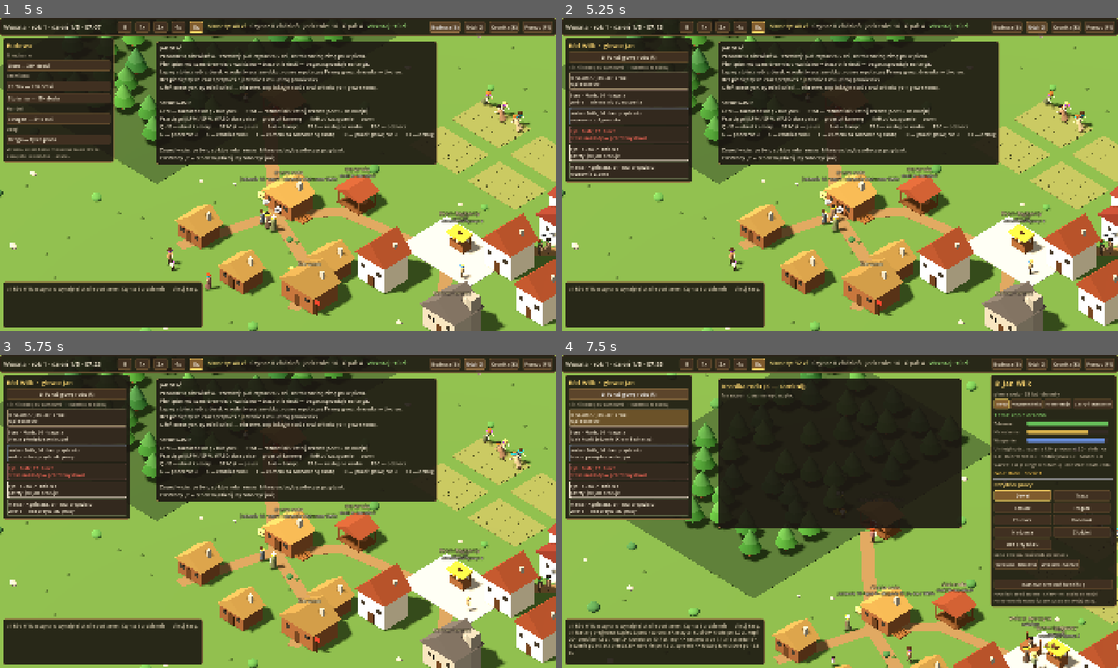
Above: before the commit, frames 1-4 (two rows, left to right).
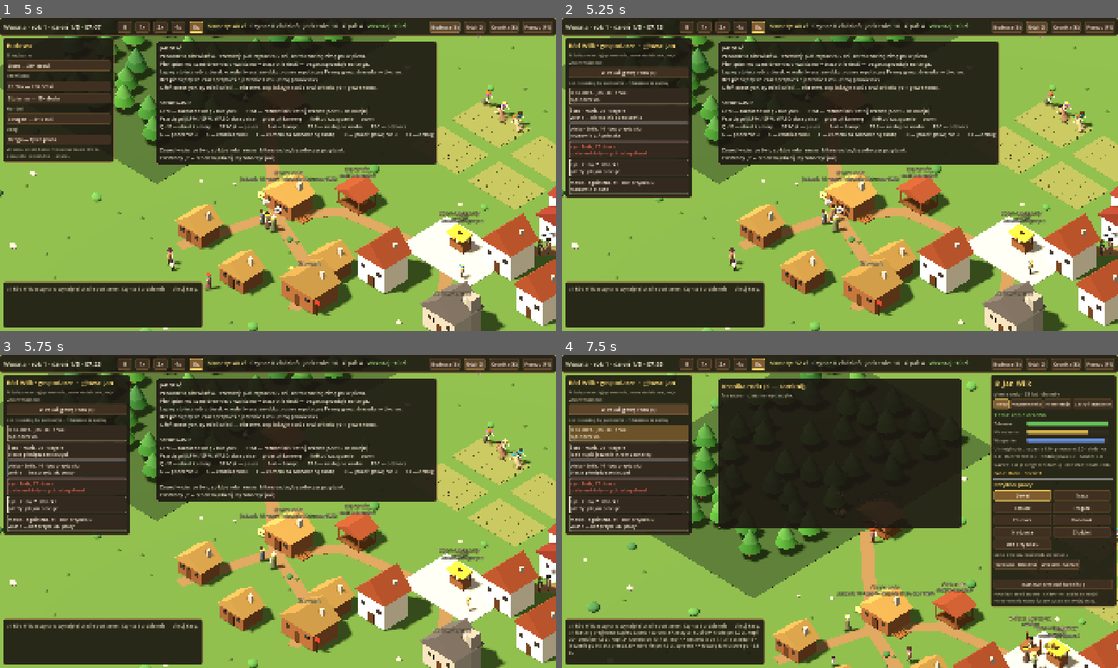
Above: after the commit, the same moments.

Repository: dwdzdc/dynastia
Game: Godot game, scene res://game/main.tscn
Two runs of this game, one before a commit and one after it. Both use one fixed random seed, a clock stepped at 60 frames per second and the inputs below.
Inputs:
- Up to frame 1 (5 s): click "II" at 0.5 s; click "1x" at 1.25 s; click "2x" at 2 s; click "4x" at 2.75 s; click "8x" at 3.5 s; click "Budowa (B)" at 4.25 s
- Up to frame 2 (5.25 s): click "Ród (G)" at 5 s
- Up to frame 3 (5.75 s): no input
- Up to frame 4 (7.5 s): click "Kronika (K)" at 5.75 s; click "Pomoc (F1)" at 6.5 s; click "♛ Pokaż głowę rodu (R)" at 7.25 s

Frame 1 is identical in both runs. In frame 2, 5.4% of the frame differs, in the area x 0-24%, y 8-58%; in frame 3, 5.5%; in frame 4, 6.6%.

Commit message:
V1-V2: pozycja rodu (SimStanding, data/standing.json) z majatku, ziemi, warsztatow, reputacji i opinii; szczeble biedota-gospodarze-mistrzowie i kupcy-ziemianie, kredyt wedlug szczebla, solectwo dla najwyzej stojacego rodu (grzywny); opis w panelu rodu, awanse w kronice
Co-Authored-By: Claude Opus 5.5 <noreply@anthropic.com>

Diff:
--- /dev/null
+++ b/data/standing.json
@@ -0,0 +1,63 @@
+{
+  "building_value": {
+    "home": 150.0,
+    "decor_house": 100.0,
+    "decor_town": 200.0,
+    "manor": 600.0,
+    "sawmill": 120.0,
+    "workshop": 100.0,
+    "tavern": 150.0,
+    "market": 0.0,
+    "stall": 20.0,
+    "default": 50.0
+  },
+  "ranks": [
+    {
+      "id": "poor",
+      "label": "biedota",
+      "credit": 40.0
+    },
+    {
+      "id": "householder",
+      "label": "gospodarze",
+      "wealth": 120.0,
+      "credit": 120.0
+    },
+    {
+      "id": "master",
+      "label": "mistrzowie i kupcy",
+      "wealth": 350.0,
+      "owns": [
+        "sawmill",
+        "workshop",
+        "stall"
+      ],
+      "credit": 250.0
+    },
+    {
+      "id": "gentry",
+      "label": "ziemianie",
+      "wealth": 800.0,
+      "land": true,
+      "opinion": 0.0,
+      "credit": 500.0
+    }
+  ],
+  "words": {
+    "rich": "zamożni",
+    "modest": "żyją skromnie",
+    "poor": "biedni",
+    "rich_above": 400.0,
+    "poor_below": 60.0,
+    "liked": "lubiani we wsi",
+    "disliked": "źle o nich mówią",
+    "unknown": "mało kto ich zna",
+    "liked_above": 4.0,
+    "disliked_below": -4.0,
+    "craft": "znani z dobrej roboty",
+    "craft_above": 5.0,
+    "enterprise": "mają własny warsztat",
+    "land": "mają ziemię",
+    "office": "trzymają urząd sołtysa"
+  }
+}
--- a/sim/family.gd
+++ b/sim/family.gd
@@ -647,31 +647,9 @@
 		_families_talk(p, q)
 
 
-# Pozycja rodu (S19): pieniądze w skrzyniach, budynki i to, co myślą o nim inni.
+# Pozycja rodu (S19 → S28): majątek i opinia ludzi, liczone w SimStanding.
 func standing(l: SimLineage) -> float:
-	var r := _romance()
-	var cash := 0.0
-	var mem := living_members(l.id)
-	var hh := {}
-	for p: SimPerson in mem:
-		hh[p.household_id] = true
-	for hid in hh:
-		var h: SimHousehold = w.households.get(hid)
-		if h != null:
-			cash += maxf(h.cash, 0.0) - h.debt
-	var owned := 0
-	for b: SimBuilding in w.buildings.values():
-		if b.owner_kind == "lineage" and b.owner_id == l.id:
-			owned += 1
-	var opinion := 0.0
-	var n := 0
-	for o in all_living():
-		if o.lineage_id == l.id:
-			continue
-		for m: SimPerson in mem:
-			opinion += w.bonds.value(o.id, SimBonds.person(m.id))
-			n += 1
-	return cash + float(r["standing_building"]) * owned + float(r["standing_opinion"]) * (opinion / maxf(1.0, float(n)))
+	return w.standing.wealth(l) + float(_romance()["standing_opinion"]) * w.standing.opinion(l)
 
 
 # Rodziny się dogadują: przy dużej różnicy pozycji (mezalians) wyżej stojący ród musi
--- /dev/null
+++ b/sim/standing.gd
@@ -0,0 +1,162 @@
+# SimStanding — pozycja rodu (S28, V1–V2). Liczona, nie przechowywana: z kilku „walut”
+# naraz — majątek (skrzynie, domy, warsztaty, ziemia), reputacja w zawodzie i opinia
+# ludzi z innych rodów. Szczeble z danych opisują drogę majątku i urzędu; to jedna
+# z dróg sukcesu (intro §7), a nie jedyna oś. Szczebel daje konkretne możliwości:
+# kredyt u ludzi, a najwyżej stojący ród trzyma urząd sołtysa.
+class_name SimStanding
+extends RefCounted
+
+
+var w: SimWorld
+var _cfg: Dictionary
+var rank_of: Dictionary = {}      # id rodu -> indeks szczebla (raz na dobę, do kroniki awansów)
+
+
+func _init(world: SimWorld, cfg: Dictionary) -> void:
+	w = world
+	_cfg = cfg
+
+
+func _households(l: SimLineage) -> Array:
+	var out := {}
+	for p in w.family.living_members(l.id):
+		var h: SimHousehold = w.households.get(p.household_id)
+		if h != null:
+			out[h.id] = h
+	return out.values()
+
+
+# Majątek: pieniądze minus długi plus wartość budynków i ziemi rodu.
+func wealth(l: SimLineage) -> float:
+	var s := 0.0
+	for h: SimHousehold in _households(l):
+		s += h.cash - h.debt
+		for pid in h.members:
+			s += w.family.persons[pid].purse
+	var bv: Dictionary = _cfg["building_value"]
+	for b: SimBuilding in w.buildings.values():
+		if b.owner_kind == "lineage" and b.owner_id == l.id:
+			s += float(bv.get(b.type, bv["default"]))
+	return s
+
+
+func owns_type(l: SimLineage, types: Array) -> bool:
+	for b: SimBuilding in w.buildings.values():
+		if b.owner_kind == "lineage" and b.owner_id == l.id and b.type in types:
+			return true
+	return false
+
+
+func owns_land(l: SimLineage) -> bool:
+	for f: SimField in w.fields:
+		var b: SimBuilding = w.buildings.get(f.owner_building)
+		if b != null and b.owner_kind == "lineage" and b.owner_id == l.id:
+			return true
+	return false
+
+
+# Opinia: średnia sympatia ludzi z innych rodów do członków tego rodu.
+func opinion(l: SimLineage) -> float:
+	var mem := w.family.living_members(l.id)
+	var s := 0.0
+	var n := 0
+	for o in w.family.all_living():
+		if o.lineage_id == l.id:
+			continue
+		for m: SimPerson in mem:
+			s += w.bonds.value(o.id, SimBonds.person(m.id))
+			n += 1
+	return s / maxf(1.0, float(n))
+
+
+func reputation(l: SimLineage) -> float:
+	var r := 0.0
+	for h: SimHousehold in _households(l):
+		r = maxf(r, h.reputation)
+	return r
+
+
+# Szczebel: najwyższy, którego warunki ród spełnia.
+func rank(l: SimLineage) -> int:
+	var ranks: Array = _cfg["ranks"]
+	var best := 0
+	var wl := wealth(l)
+	var op := opinion(l)
+	for i in ranks.size():
+		var r: Dictionary = ranks[i]
+		if wl < float(r.get("wealth", 0.0)) or op < float(r.get("opinion", -INF)):
+			continue
+		if r.has("owns") and not owns_type(l, r["owns"]):
+			continue
+		if bool(r.get("land", false)) and not owns_land(l):
+			continue
+		best = i
+	return best
+
+
+func rank_label(l: SimLineage) -> String:
+	return String(_cfg["ranks"][rank(l)]["label"])
+
+
+# Co ludzie mówią o rodzie i dlaczego (V1): opisowo, bez liczb.
+func describe(l: SimLineage) -> Array:
+	var out: Array = []
+	var d: Dictionary = _cfg["words"]
+	var wl := wealth(l)
+	out.append(String(d["rich"]) if wl >= float(d["rich_above"]) else (String(d["poor"]) if wl < float(d["poor_below"]) else String(d["modest"])))
+	var op := opinion(l)
+	if op >= float(d["liked_above"]):
+		out.append(String(d["liked"]))
+	elif op <= float(d["disliked_below"]):
+		out.append(String(d["disliked"]))
+	else:
+		out.append(String(d["unknown"]))
+	if reputation(l) >= float(d["craft_above"]):
+		out.append(String(d["craft"]))
+	if owns_type(l, ["sawmill", "workshop"]):
+		out.append(String(d["enterprise"]))
+	if owns_land(l):
+		out.append(String(d["land"]))
+	if office_holder() == l:
+		out.append(String(d["office"]))
+	return out
+
+
+# Ród na urzędzie (sołtys): najwyżej stojący, przy remisie bogatszy.
+func office_holder() -> SimLineage:
+	var best: SimLineage = null
+	var best_key := -INF
+	for l: SimLineage in w.family.lineages.values():
+		if l.role == "trader" or w.family.living_members(l.id).is_empty():
+			continue
+		var key := float(rank(l)) * RANK_WEIGHT + wealth(l)
+		if key > best_key:
+			best_key = key
+			best = l
+	return best
+
+
+# Kredyt u ludzi (V2): ile długu znosi się rodowi na tym szczeblu.
+func credit_limit(l: SimLineage) -> float:
+	return float(_cfg["ranks"][rank(l)]["credit"])
+
+
+const RANK_WEIGHT := 100000.0   # szczebel ważniejszy niż pieniądze przy wyborze sołtysa
+
+
+# Raz na dobę: kredyt według szczebla, awanse i upadki do kroniki.
+func new_day() -> void:
+	for l: SimLineage in w.family.lineages.values():
+		if l.role == "trader" or w.family.living_members(l.id).is_empty():
+			continue
+		var r := rank(l)
+		for h: SimHousehold in _households(l):
+			h.debt_limit = credit_limit(l)
+		var prev := int(rank_of.get(l.id, r))
+		rank_of[l.id] = r
+		if r != prev:
+			var up := r > prev
+			var text := "Ród %s %s: %s." % [l.name, "awansuje" if up else "podupada", rank_label(l)]
+			w.chronicle.add(w.clock.now(), "rank", text, [], l.id)
+			if l.id == w.family.player_lineage_id or up:
+				w.note(text, "good" if up else "warn", null)
--- a/sim/world.gd
+++ b/sim/world.gd
@@ -23,6 +23,7 @@
 var talk: SimTalk
 var crime: SimCrime
 var trips: SimTrips
+var standing: SimStanding
 var ai: SimAI
 var trade: SimTrade
 var traders: SimTraders
@@ -105,6 +106,7 @@
 	traders = SimTraders.new(self, p_traders)
 	contracts = SimContracts.new(self, balance["contracts"])
 	trips = SimTrips.new(self, p_traders["trips"])
+	standing = SimStanding.new(self, DataLoader.load_json("res://data/standing.json"))
 	ai.new_day()   # rody AI od razu rozdzielają role (kramarz, nadzorca, praca)
 	for p in family.living():
 		p.set_meta("stage", family.stage_of(p))
@@ -245,9 +247,20 @@
 					h = households.get(st.owner)
 					break
 	if h == null:
-		h = household_at(String(balance["economy"]["authority_home"]))
+		h = authority()
 	if h != null:
 		h.earn(amount)
+
+
+# Urząd (V2): grzywny, kaucje i pieniądze bez właściciela trafiają do sołtysa — ród,
+# który stoi najwyżej; na starcie (i bez nikogo) pan na włościach z danych.
+func authority() -> SimHousehold:
+	var l: SimLineage = standing.office_holder() if standing != null else null
+	if l != null and l.root_id >= 0 and family.persons.has(l.root_id):
+		var h: SimHousehold = households.get(family.persons[l.root_id].household_id)
+		if h != null:
+			return h
+	return household_at(String(balance["economy"]["authority_home"]))
 
 
 # Las i ziemia mają właściciela (S27, T4): gospodarstwo z domu wskazanego w mapie.
@@ -1321,6 +1334,7 @@
 	contracts.settle_day()
 	together.end_day()
 	traders.new_day()
+	standing.new_day()
 	ai.new_day()
 	family.new_day()
 	bonds.prune()
@@ -1384,8 +1398,8 @@
 			if r != null and households.has(r.household_id):
 				households[r.household_id].earn(amount)
 				return
-	# Właściciel nieznany albo nie żyje: pieniądze bierze pan na włościach (S22).
-	var auth := household_at(String(balance["economy"]["authority_home"]))
+	# Właściciel nieznany albo nie żyje: pieniądze bierze urząd (S22, V2).
+	var auth := authority()
 	if auth != null:
 		auth.earn(amount)
 
--- a/tests/run_tests.gd
+++ b/tests/run_tests.gd
@@ -96,6 +96,7 @@
 	_test_land_owners()
 	_test_towns()
 	_test_trip_to_town()
+	_test_standing()
 	_test_theft_process()
 	_test_world_deterministic()
 	_test_world_30_days_autonomous()
@@ -1740,6 +1741,27 @@
 	check("money of the world is conserved by the trip", absf(w.money_total() - m0) < 0.01)
 
 
+# V1–V2 (S28): pozycja rodu z wielu walut — widoczna opisowo; szczebel daje kredyt,
+# a najwyżej stojący ród trzyma urząd sołtysa i dostaje grzywny.
+func _test_standing() -> void:
+	var w = _new_world()
+	var f = w.family
+	var wilk = f.player_lineage()
+	var est_l = f.lineage_of(f.persons[w.estate_owner().members[0]])
+	check("the manor's lineage stands higher than the village poor", w.standing.rank(est_l) > w.standing.rank(f.lineage_of(f.persons[w.household_at("n2").members[0]])))
+	check("people describe a lineage in words", w.standing.describe(wilk).size() >= 2)
+	check("the highest lineage holds the office and gets the fines", w.standing.office_holder() == est_l)
+	var off = w.authority()
+	var c0: float = off.cash
+	w.pay_to("authority", 5.0)
+	check("fines go to the office holder", is_equal_approx(off.cash, c0 + 5.0))
+	var r0: int = w.standing.rank(wilk)
+	w.household.cash += 2000.0
+	check("wealth lifts the lineage up the ranks", w.standing.rank(wilk) > r0)
+	w.standing.new_day()
+	check("a higher rank gives more credit", w.household.debt_limit >= float(w.standing._cfg["ranks"][r0]["credit"]))
+
+
 func _test_theft_process() -> void:
 	var w = _new_world()
 	w.clock.set_time(1, 0.5)
--- a/ui/hud.gd
+++ b/ui/hud.gd
@@ -49,6 +49,7 @@
 var _top_speed: Array = []
 var _top_res: RichTextLabel
 var _family_title: Label
+var _family_word: Label
 var _family_panel: PanelContainer
 var _build_panel: PanelContainer
 var _menu: PopupMenu
@@ -219,6 +220,10 @@
 	p.add_child(v)
 	_family_title = _label("", 22, Color(1.0, 0.85, 0.45))
 	v.add_child(_family_title)
+	_family_word = _label("", 15, DIM)
+	_family_word.autowrap_mode = TextServer.AUTOWRAP_WORD_SMART
+	_family_word.custom_minimum_size.x = FAMILY_W - 24
+	v.add_child(_family_word)
 	var go := _button("♛ Pokaż głowę rodu (R)", func(): main.go_to_root(), 17)
 	v.add_child(go)
 	v.add_child(_label("kliknij osobę, by zaznaczyć · F: kamera za osobą", 15, DIM))
@@ -297,7 +302,8 @@
 		return
 	var fam := world.family
 	var r := fam.root()
-	_family_title.text = "Ród %s%s" % [fam.dynasty, ("  ·  głowa: " + r.name) if r != null else ""]
+	_family_title.text = "Ród %s · %s%s" % [fam.dynasty, world.standing.rank_label(fam.player_lineage()), ("  ·  głowa: " + r.name) if r != null else ""]
+	_family_word.text = "Mówią o was: " + ", ".join(world.standing.describe(fam.player_lineage()))
 	var living := fam.by_kinship()
 	var sig := ",".join(living.map(func(p): return str(p.agent_id)))
 	if sig != _family_sig:
Not shown, added: sim/standing.gd.uid
Not shown, changed: progress.md
